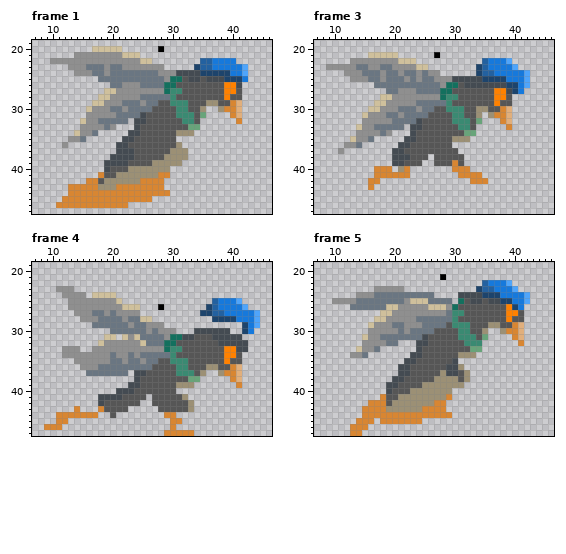
Pixel-art file -- Assets/Textures/Pigeon/PigeonRun.ase. Above is the file before it was changed.
48x48 pixels, 9 frames. Shown: frame 1: x 7..46, y 19..47; frame 3: x 7..46, y 19..47; frame 4: x 7..46, y 19..47; frame 5: x 7..46, y 19..47. The commit also changed other frames, which this record leaves out.
After the commit:
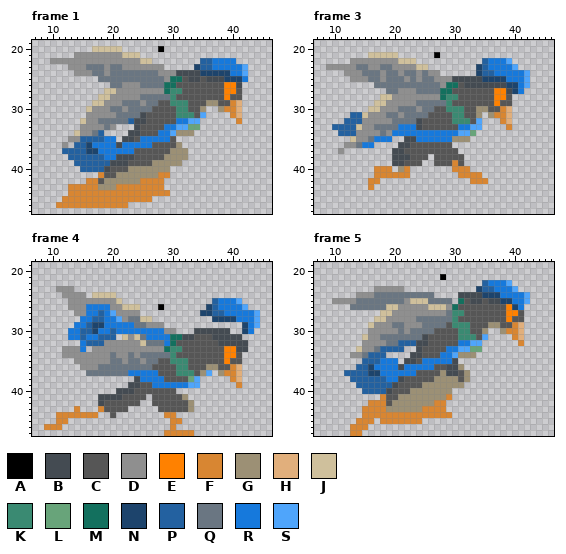
Palette (. is transparent): A #000000  B #444b52  C #565656  D #8f8f8f  E #ff8100  F #d88632  G #9c9075  H #e1af7c  J #cfc09c  K #3a8a72  L #68a47a  M #13705e  N #1d446c  P #2361a0  Q #6a7682  R #1679dc  S #4fa5fb
Change:
layer "Layer 2" added
Frame 1, layer "Layer 2":
y 31: x 35 L -> S
y 32: x 23 . -> P; x 31..34 CKKC -> RRSS
y 33: x 29..32 CCCC -> RRSS
y 34: x 18 . -> P; x 28..30 CCC -> RRS
y 35: x 15..20 Q..... -> PPPPRR; x 25..29 CCCCC -> RRRRR
y 36: x 14..20 ....... -> PPNRRRR; x 22..26 BCCCC -> RRRRR
y 37: x 12..23 .........BBB -> PPPPNNRRRRRR
y 38: x 13..20 .......B -> PPPPPPRR
y 39: x 14..19 .....B -> PPPPPP
y 40: x 15..18 .... -> PPPP
Frame 3, layer "Layer 2":
y 31: x 13..14 .. -> PP
y 32: x 12..14 ... -> PPP; x 34 L -> S
y 33: x 10..13 .... -> PPPP; x 21..23 Q.B -> RRR; x 31..34 KKC. -> RRSS
y 34: x 11..13 ... -> PPP; x 20..32 ...BCCCCCCCCL -> RRRRRRRRRRRSS
y 35: x 17..19 ... -> RRR; x 24..29 CCCCCC -> RRRRRR
y 36: x 15..16 .. -> RR
Frame 4, layer "Layer 2":
y 26: x 16..19 DDDD -> RRRR
y 27: x 16..20 DQQDQ -> RRPRS
y 28: x 15..21 DDDQQQQ -> RRPPRRS
y 29: x 14..23 ...QQQQQQD -> RRPNNRRRRR
y 30: x 13..28 .......QQQQQQDQD -> RRPPNRRPRRRRRRRR
y 31: x 13..20 ......JJ -> RRPRRPPP; x 26..29 QQQD -> RRRR
y 32: x 15..18 ...J -> RPPP; x 29 M -> R
y 33: x 15 . -> R
y 37: x 23..27 .BBCC -> RRRRR; x 36 . -> S
y 38: x 25..28 CCCC -> RRRR; x 34 L -> S
y 39: x 27..34 CCCCGGG. -> RRRRRRSS
Frame 5, layer "Layer 2":
y 31: x 35 L -> S
y 32: x 21..23 ... -> PPP; x 31..34 CKKK -> RRSS
y 33: x 18..21 .... -> PPPP; x 29..32 CCCC -> RRSS
y 34: x 16..18 ... -> PPP; x 28..30 CCC -> RRS
y 35: x 15..20 ...... -> PPPRRR; x 25..29 CCCCC -> RRRRR
y 36: x 14..20 ....... -> PPNRRRR; x 22..26 BCCCC -> RRRRR
y 37: x 12..23 .........BBC -> PPPPNNRRRRRR
y 38: x 13..20 .......B -> PPPPPPRR
y 39: x 14..19 .....B -> PPPPPP
y 40: x 15..18 .... -> PPPP
